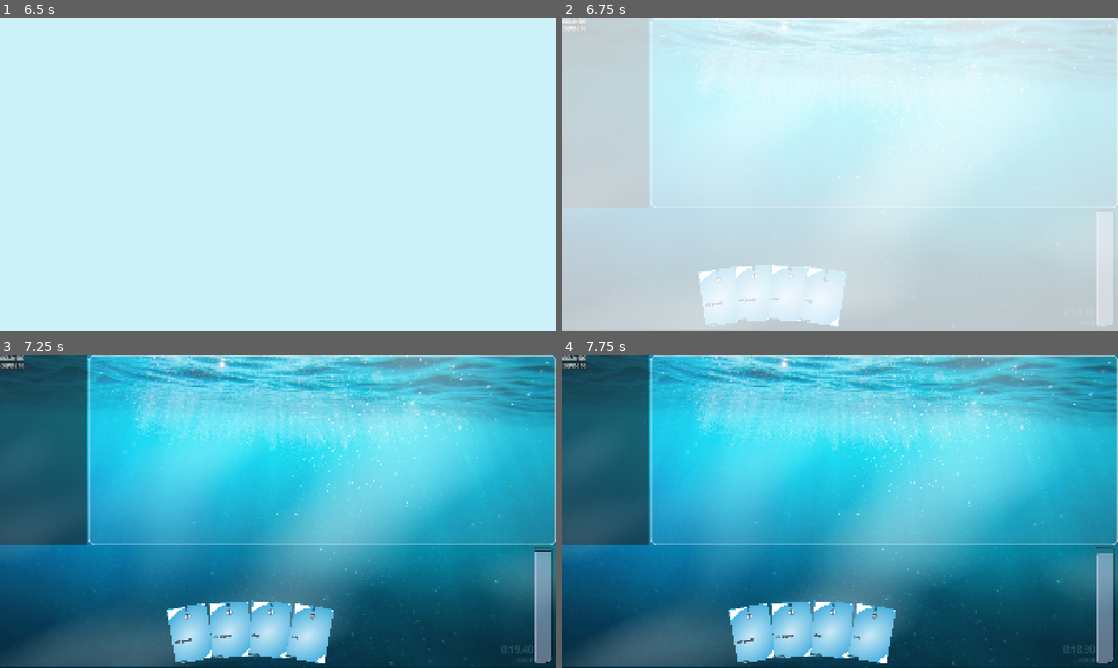
Above: before the commit, frames 1-4 (two rows, left to right).
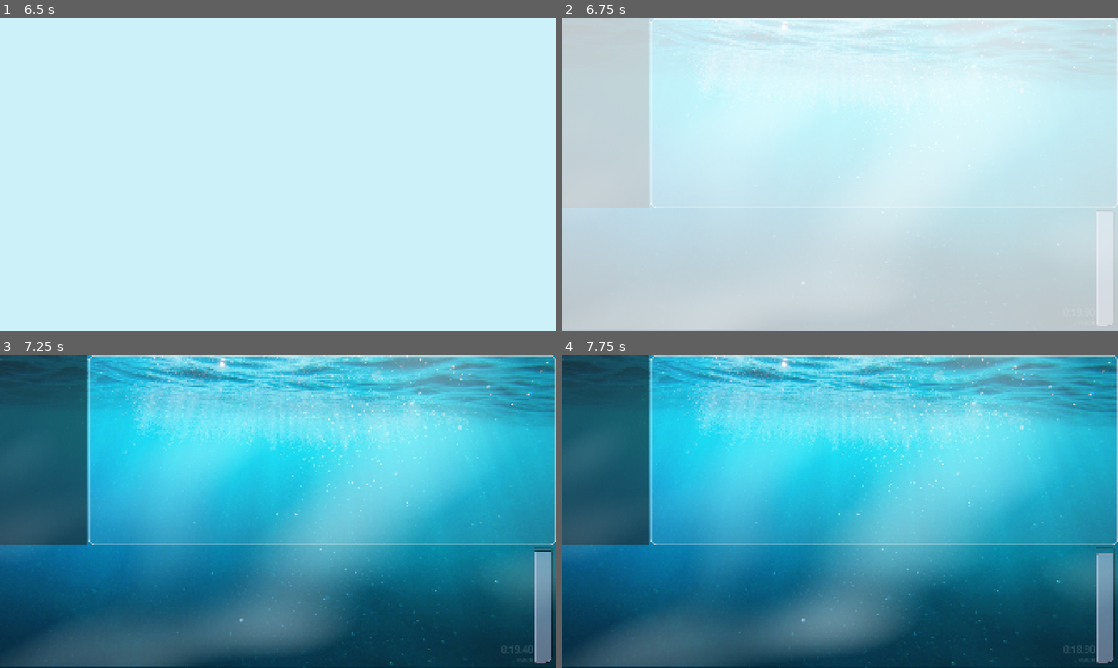
Above: after the commit, the same moments.

Repository: rosswolf/Tourbillon
Game: Godot game, scene res://src/scenes/main_menu.tscn
Two runs of this game, one before a commit and one after it. Both use one fixed random seed, a clock stepped at 60 frames per second and the inputs below. Sound files missing from this copy of the repository are replaced by a short silence.
Inputs (mouse positions are in pixels of both pictures, inside the frame that each line leads up to):
- Up to frame 1 (6.5 s): click "Play" at 0.5 s; move the mouse to (400, 158) at 1.27 s; click (400, 158) at 1.42 s; tap Enter at 2, 3.5, 5 s; drag from (166, 190) to (250, 237) at 2.02 s; tap Space at 2.75, 4.25, 5.75 s; move the mouse to (333, 105) at 2.77 s; click (333, 105) at 2.92 s; drag from (250, 237) to (111, 127) at 3.52 s; move the mouse to (444, 221) at 4.27 s; click (444, 221) at 4.42 s; drag from (111, 127) to (194, 96) at 5.02 s; move the mouse to (305, 174) at 5.77 s; click (305, 174) at 5.92 s
- Up to frame 2 (6.75 s): drag from (756, 96) to (728, 190) at 6.52 s
- Up to frame 3 (7.25 s): no input
- Up to frame 4 (7.75 s): move the mouse to (962, 495) at 7.27 s; click (962, 495) at 7.42 s

Frame 1 is identical in both runs. In frame 2, 4.0% of the frame differs, in the area x 0-51%, y 0-99%; in frame 3, 5.1%; in frame 4, 5.1%, in the area x 0-60%, y 0-99%.
Error after the commit: Parse Error: Identifier "wave_data_path" not declared in the current scope. (res://src/scenes/data/static_data.gd:62)

Commit message:
adding goals data spreadsheet

Diff:
--- a/elastic-app/app/src/scenes/data/static_data.gd
+++ b/elastic-app/app/src/scenes/data/static_data.gd
@@ -16,9 +16,9 @@
 var mob_data_path = "res://src/scenes/data/mob_data.json"
 var mob_data_indices = {}
 
-var wave_data: Dictionary = {}
-var wave_data_path = "res://src/scenes/data/wave_data.json"
-var wave_data_indices = {}
+var goals_data: Dictionary = {}
+var goals_data_path = "res://src/scenes/data/wave_data.json"
+var goals_data_indices = {}
 
 var relic_data: Dictionary = {}
 var relic_data_path = "res://src/scenes/data/relic_data.json"
@@ -62,6 +62,7 @@
 	wave_data = load_json_file(wave_data_path)
 	relic_data = load_json_file(relic_data_path)
 	hero_data = load_json_file(hero_data_path)
+	goals_data = load_json_file(goals_data_path)
 
 	# Build indices for fast lookups
 	card_data_indices = build_field_indices(card_data)
@@ -69,6 +70,7 @@
 	wave_data_indices = build_field_indices(wave_data)
 	relic_data_indices = build_field_indices(relic_data)
 	hero_data_indices = build_field_indices(hero_data)
+	relic_data_indices = build_field_indices(goals_data)
 
 func build_field_indices(data_dict: Dictionary) -> Dictionary:
 	"""Build reverse indices for all fields to enable O(1) lookups"""
@@ -421,9 +423,9 @@
 	"""Direct O(1) lookup for mob by ID"""
 	return mob_data.get(mob_id, {})
 
-func get_wave_by_id(wave_id: String) -> Dictionary:
+func get_goals_by_id(wave_id: String) -> Dictionary:
 	"""Direct O(1) lookup for wave by ID"""
-	return wave_data.get(wave_id, {})
+	return goals_data.get(wave_id, {})
 
 func get_relic_by_id(relic_id: String) -> Dictionary:
 	"""Direct O(1) lookup for relic by ID"""
--- a/elastic-app/app/src/scenes/global_signals.gd
+++ b/elastic-app/app/src/scenes/global_signals.gd
@@ -191,15 +191,19 @@
 
 
 signal stats_cards_drawn(amount: int)
-func signal_stats_card_draw(amount: int):
+func signal_stats_cards_drawn(amount: int):
 	stats_cards_drawn.emit()
 
 signal stats_cards_popped(amount: int)
-func signal_stats_card_pop(amount: int):
+func signal_stats_cards_popped(amount: int):
 	stats_cards_popped.emit()
 
+signal stats_cards_played(amount: int)
+func signal_stats_cards_played(amount: int):
+	stats_cards_played.emit()
+
 signal stats_cards_slotted(amount: int)
-func signal_stats_card_slotted(amount: int):
+func signal_stats_cards_slotted(amount: int):
 	stats_cards_slotted.emit()
 
 signal stats_energy_spent(amount: int)
Not shown, changed: elastic-app/app/src/scenes/data/json_exporter.py
